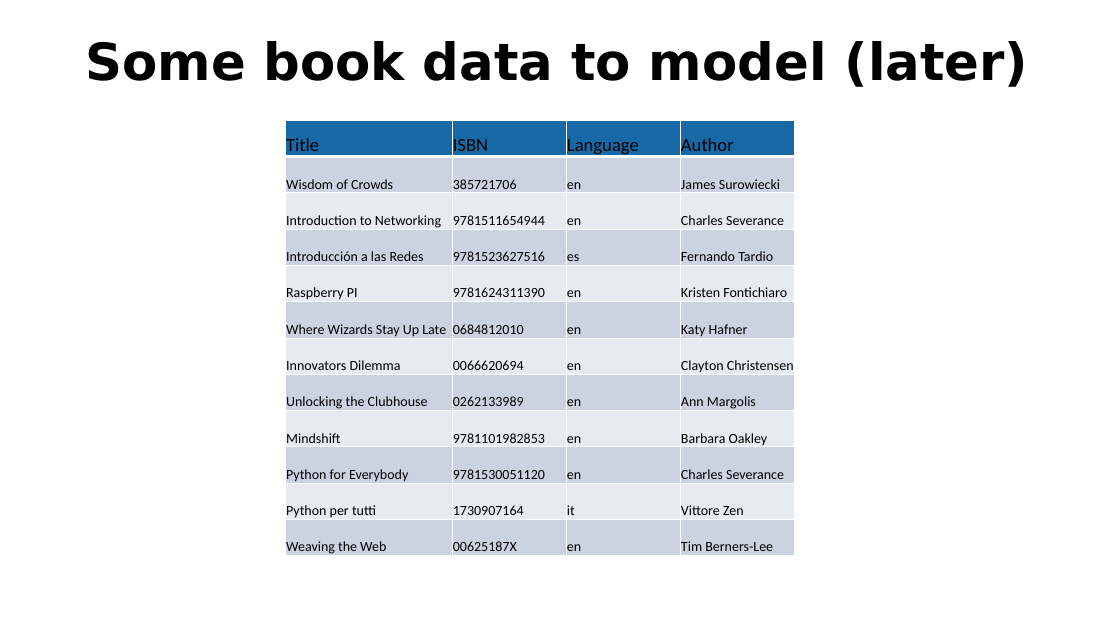
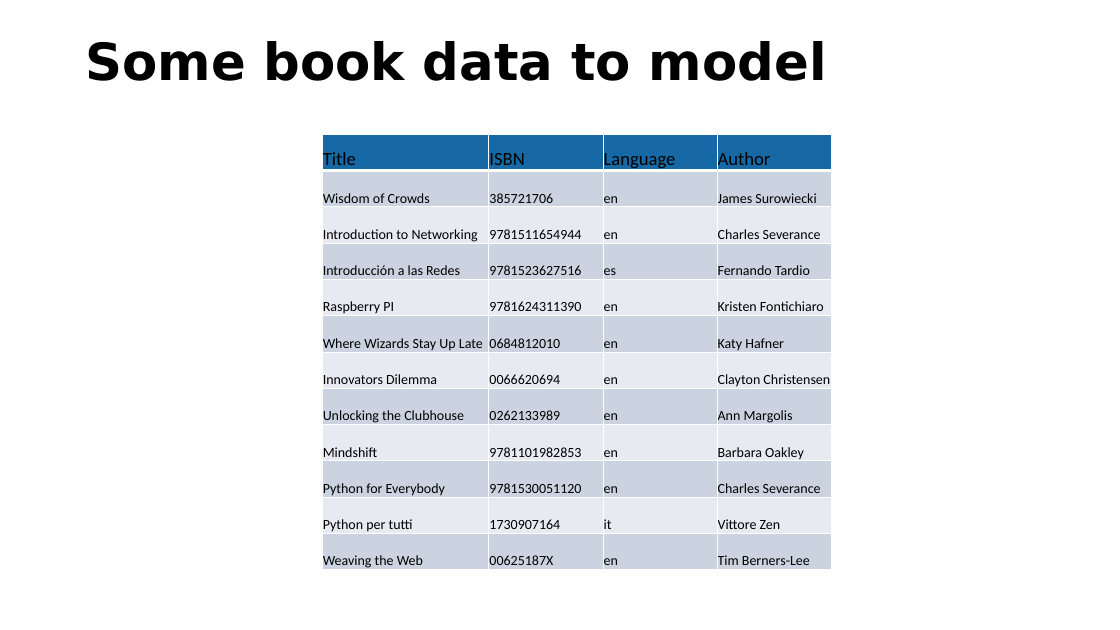
Before and after one commit to csev/pg4e, a slide deck: slide 46 of lectures/07-DenoKV.pptx. Drawn at 1120x630 pixels with LibreOffice and Linux fonts; fonts in the diff are those of the drawing. Boxes give left, top, right and bottom in pixels: in the first picture for what was removed or moved away, otherwise in the second. Text is boxed around its words. In the diff, an @@ line names an element or a change of style, - is before the commit and + after.

```diff
--- a/lectures/07-DenoKV.pptx
+++ b/lectures/07-DenoKV.pptx
@@ title at <box>85,41,827,81</box>: text changed @@
-Some book data to model (later)
+Some book data to model
@@ table: place and size @@
-table at <box>286,120,795,558</box>
+table at <box>323,134,832,572</box>
```
Also in this commit, not shown: 2 other slides changed, 3 slides added, 3 slides removed.
